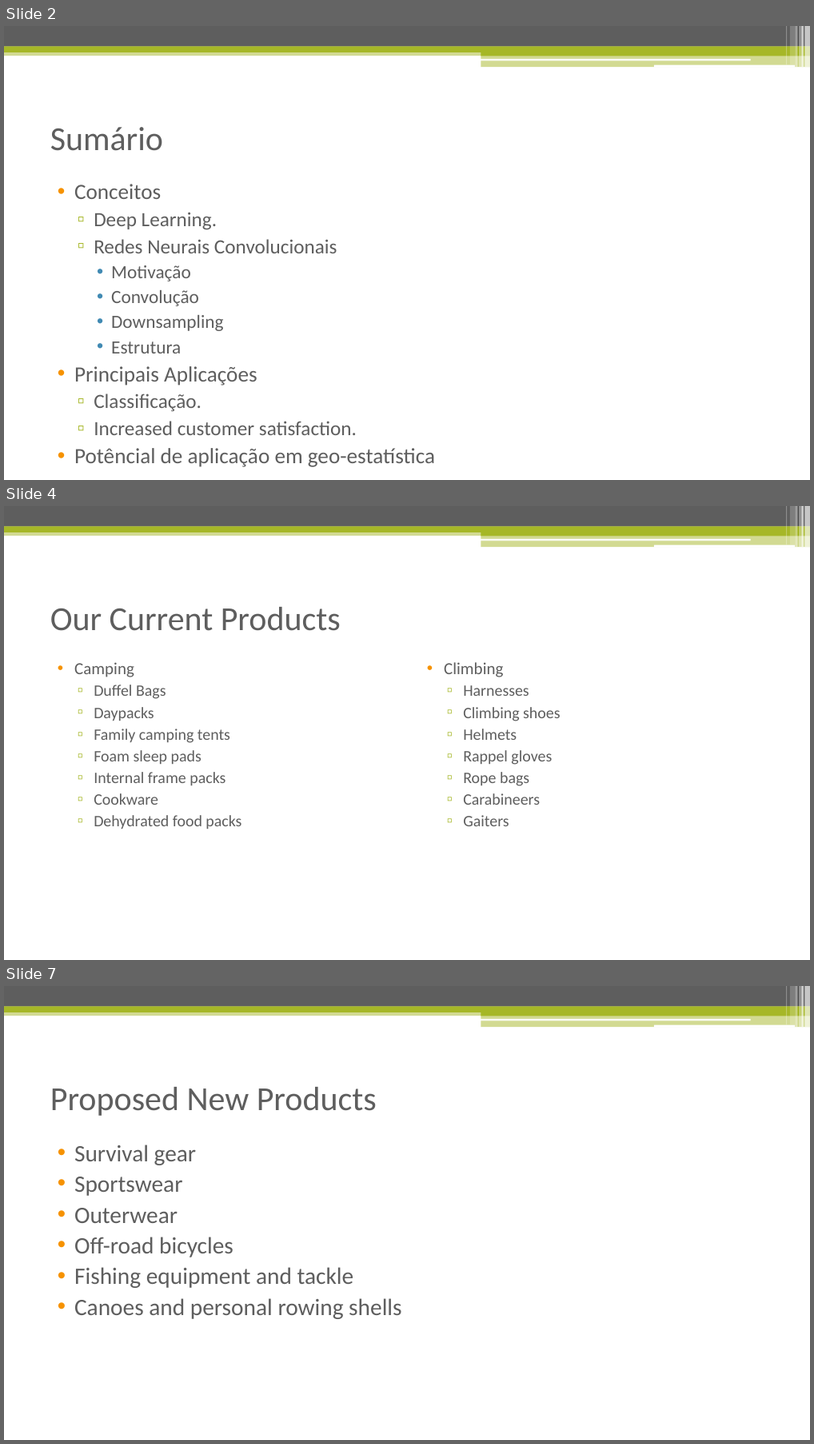
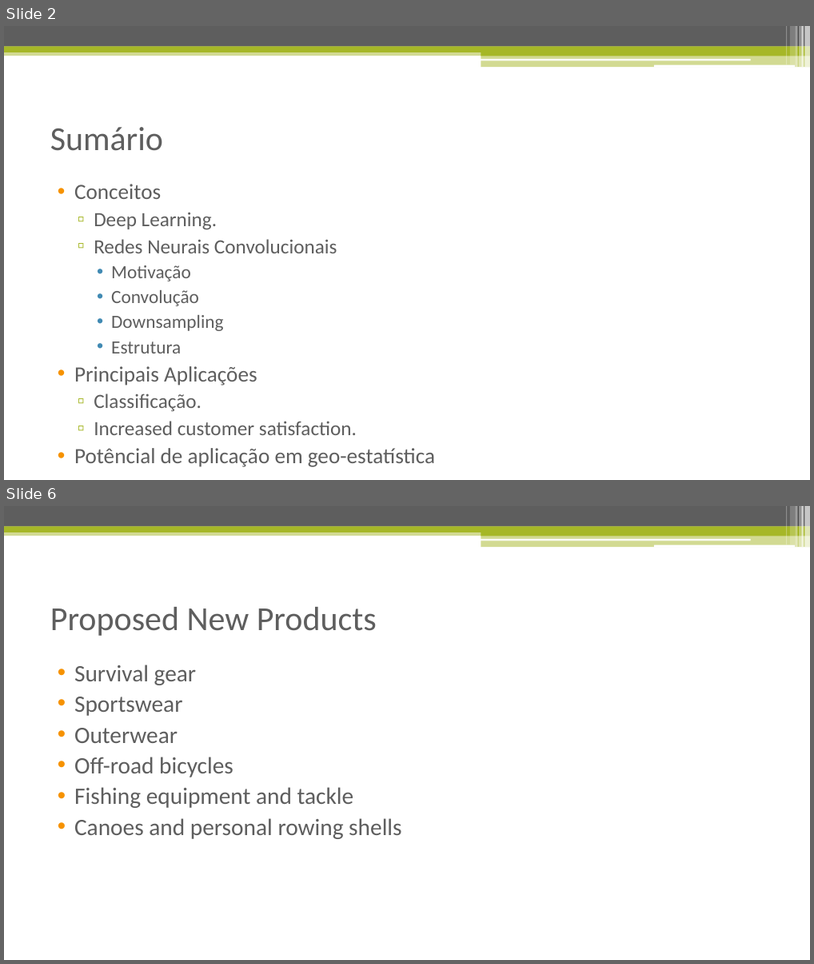
Before and after one commit to isacra/isacradoctoralstuffs, a slide deck: Apresentacoes/Redes Neurais Convolucionais.pptx. Shown one above the other, each under a label of ours: slides 2, 4 and 7 before the commit, slides 2 and 6 after it; the slides between them are not shown. The pictures are 814x1444 and 814x964 pixels, drawn with LibreOffice and Linux fonts; fonts in the diff are those of the drawing. Boxes give left, top, right and bottom in pixels: in the first picture for what was removed or moved away, otherwise in the second. Text is boxed around its words. In the diff, an @@ line names an element or a change of style, - is before the commit and + after.

```diff
--- a/Apresentacoes/Redes Neurais Convolucionais.pptx
+++ b/Apresentacoes/Redes Neurais Convolucionais.pptx
@@ slide 4 removed at box(4, 506, 810, 960), background #FFFFFF; not listed: 13 template elements that a slide beside it also shows @@
@@ title removed at box(50, 607, 341, 631) @@
-Our Current Products
@@ text removed at box(74, 662, 242, 828) @@
-• Camping
-  ▫ Duffel Bags
-  ▫ Daypacks
-  ▫ Family camping tents
-  ▫ Foam sleep pads
-  ▫ Internal frame packs
-  ▫ Cookware
-  ▫ Dehydrated food packs
@@ text removed at box(444, 662, 560, 826) @@
-• Climbing
-  ▫ Harnesses
-  ▫ Climbing shoes
-  ▫ Helmets
-  ▫ Rappel gloves
-  ▫ Rope bags
-  ▫ Carabineers
-  ▫ Gaiters
@@ what was slide 7 is now slide 6 @@
```
Also in this commit, not shown: 3 slides added, 3 other slides removed, 4 other files.
